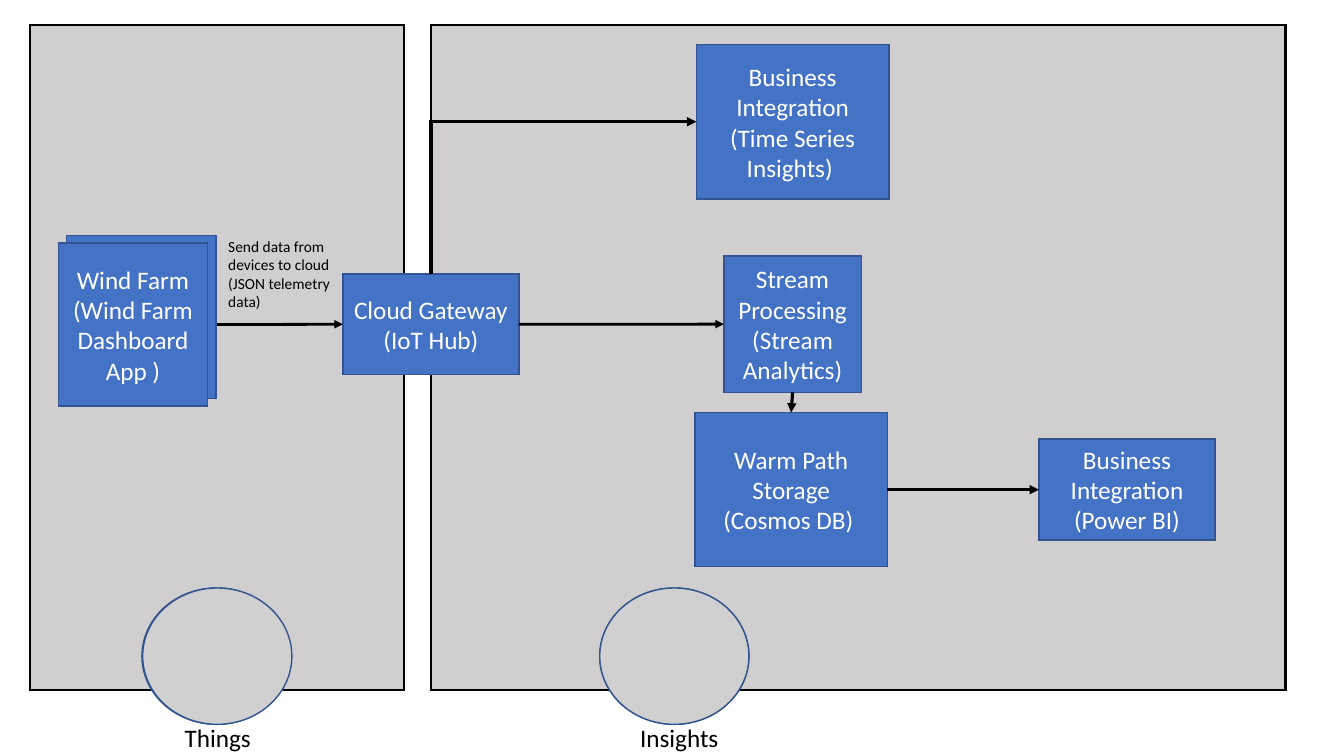
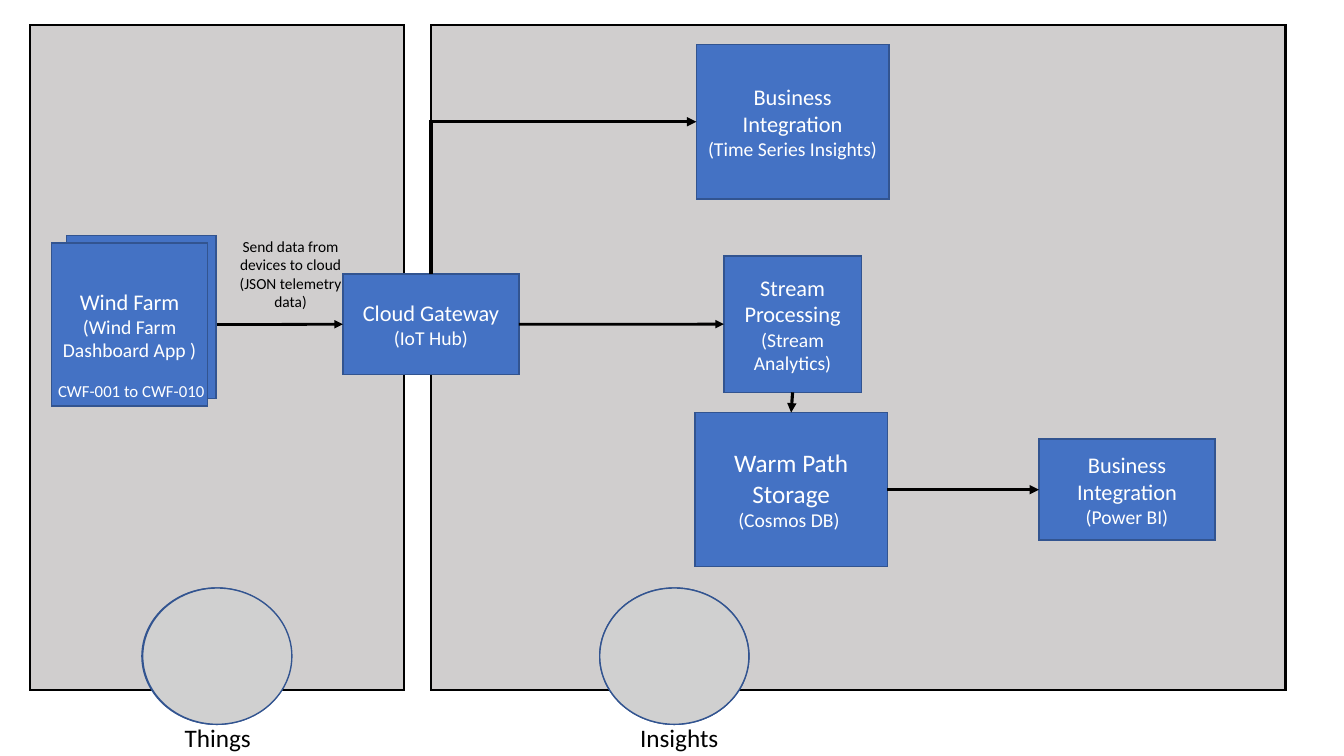
Before and after one commit to DavidSchmidt1/IoTCapstone-Projekt-master, a slide deck: slide 1 of Lab2/WindFarmArchitecture-36FB8F6A.pptx. Drawn at 1344x756 pixels with LibreOffice and Linux fonts; fonts in the diff are those of the drawing; grey boxes stand for pictures. Boxes give left, top, right and bottom in pixels: in the first picture for what was removed or moved away, otherwise in the second. Text is boxed around its words. In the diff, an @@ line names an element or a change of style, - is before the commit and + after.

```diff
--- a/Lab2/WindFarmArchitecture-36FB8F6A.pptx
+++ b/Lab2/WindFarmArchitecture-36FB8F6A.pptx
@@ rectangle "Business Integration" at [697,44,889,199]: size 18 to 16 pt in "Business Integration"; size 18 to 14 pt in "(Time Series Insights)" @@
@@ text "Send data from devices to ..." at [240,241,341,309]: alignment left to centre @@
@@ rectangle "Wind Farm (Wind Farm Dashboard ...": place and size @@
-rectangle "Wind Farm (Wind Farm Dashboard ..." at [58,243,208,406]
+rectangle "Wind Farm (Wind Farm Dashboard ..." at [51,243,208,406]
@@ rectangle "Wind Farm (Wind Farm Dashboard ..." at [51,243,208,406]: size 18 to 16 pt in "Wind Farm"; size 18 to 14 pt in "(Wind Farm Dashboard App )" @@
@@ rectangle "Stream Processing (Stream Analytics)" at [724,256,861,392]: size 18 to 16 pt in "Stream Processing"; size 18 to 14 pt in "(Stream Analytics)" @@
@@ rectangle "Cloud Gateway" at [343,274,519,375]: size 18 to 16 pt in "Cloud Gateway"; size 18 to 14 pt in "(IoT Hub)" @@
@@ text added at [58,386,204,397], 12 pt, text #FFFFFF @@
+CWF-001 to CWF-010
@@ rectangle "Business Integration" at [1040,440,1216,540]: size 18 to 16 pt in "Business Integration"; size 18 to 14 pt in "(Power BI)" @@
@@ text in rectangle at [738,513,840,530]: size 18 to 14 pt in "(Cosmos DB)" @@
```
Also in this commit, not shown: 1 slide added, 2 other files.
